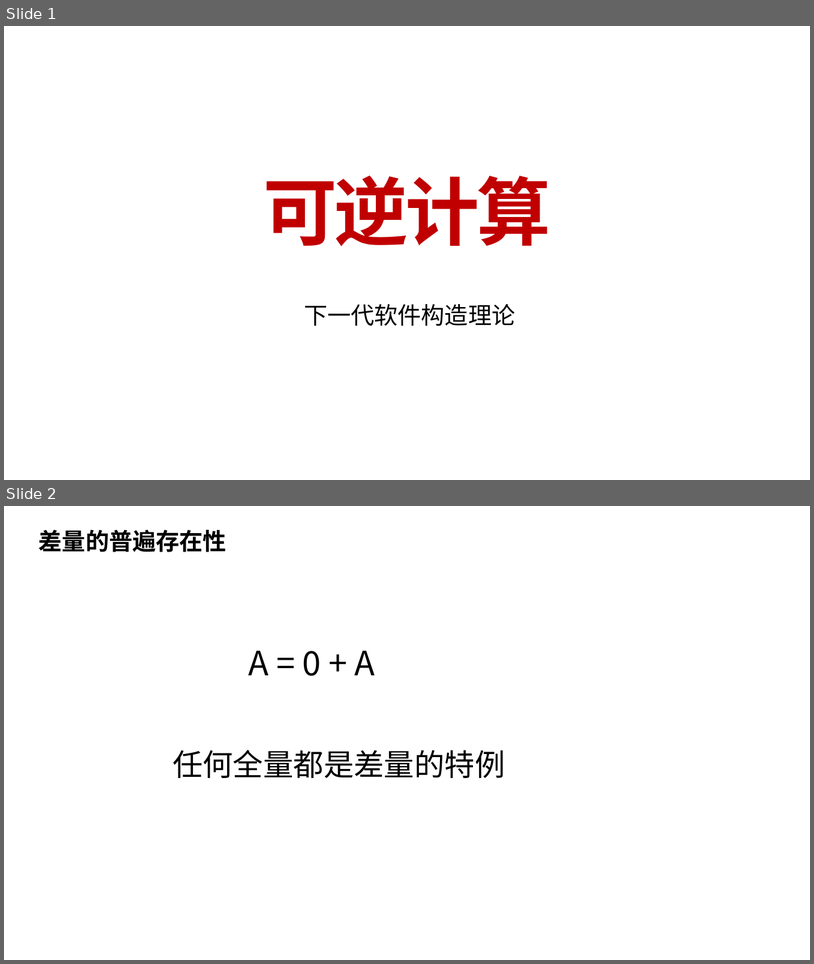
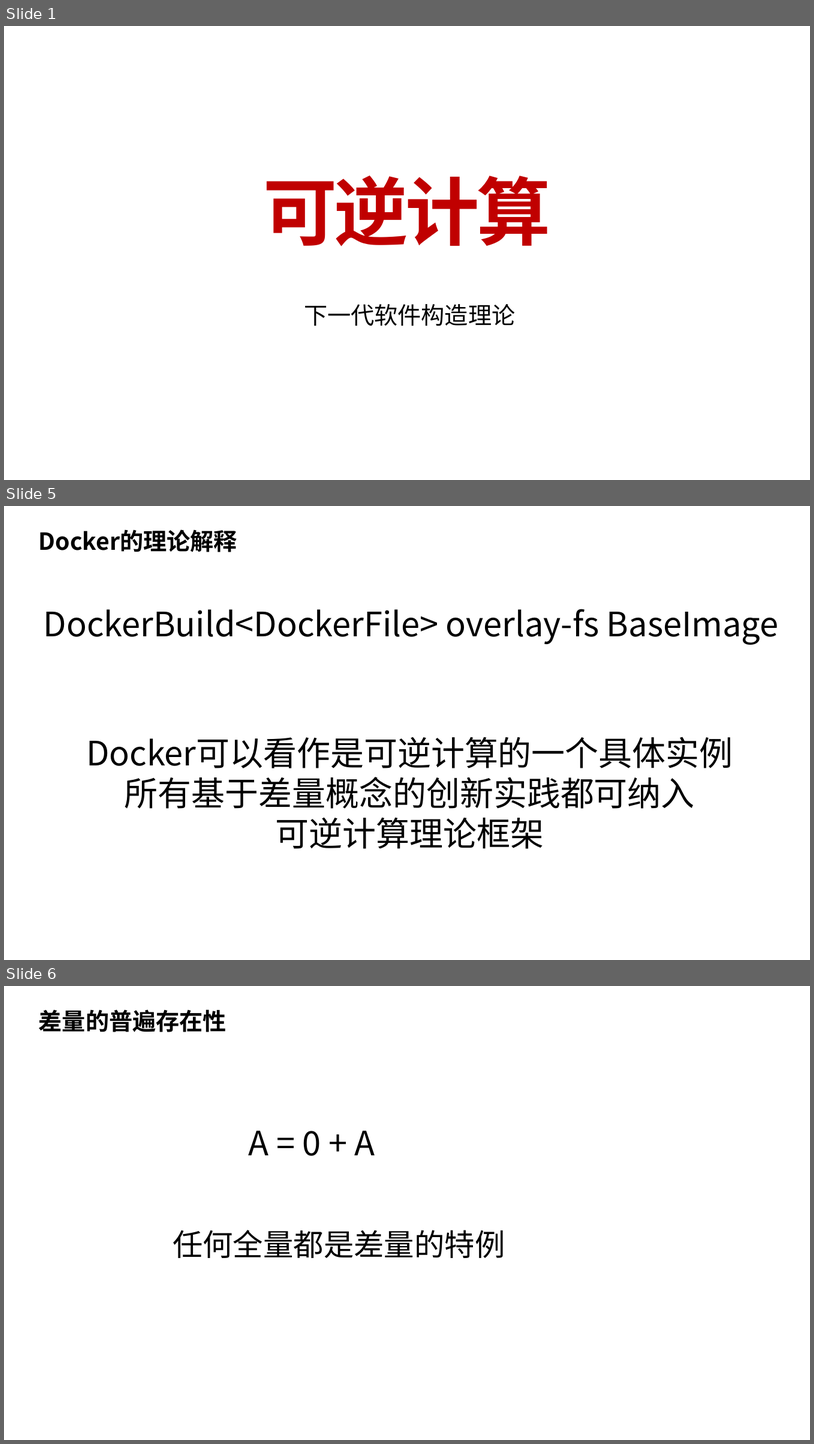
Before and after one commit to nop-platform/nop-entropy-docs, a slide deck: src/ppt/theory-of-reversible-computation.pptx. Shown one above the other, each under a label of ours: slides 1 and 2 before the commit, slides 1, 5 and 6 after it; the slides between them are not shown. The pictures are 814x964 and 814x1444 pixels, drawn with LibreOffice and Linux fonts; fonts in the diff are those of the drawing. Boxes give left, top, right and bottom in pixels: in the first picture for what was removed or moved away, otherwise in the second. Text is boxed around its words. In the diff, an @@ line names an element or a change of style, - is before the commit and + after.

```diff
--- a/src/ppt/theory-of-reversible-computation.pptx
+++ b/src/ppt/theory-of-reversible-computation.pptx
@@ slide 5 added at bbox=[4, 506, 810, 960], background #FFFFFF @@
@@ text added at bbox=[39, 529, 237, 552], 28 pt, text #000000, bold @@
+Docker的理论解释
@@ text added at bbox=[44, 609, 779, 645], 40 pt, text #000000 @@
+DockerBuild<DockerFile> overlay-fs BaseImage
@@ text added at bbox=[86, 736, 733, 849], 40 pt, text #000000 @@
+Docker可以看作是可逆计算的一个具体实例
+所有基于差量概念的创新实践都可纳入
+可逆计算理论框架
@@ what was slide 2 is now slide 6 @@
```
Also in this commit, not shown: 2 slides changed, 12 other slides added, 1 other file.
